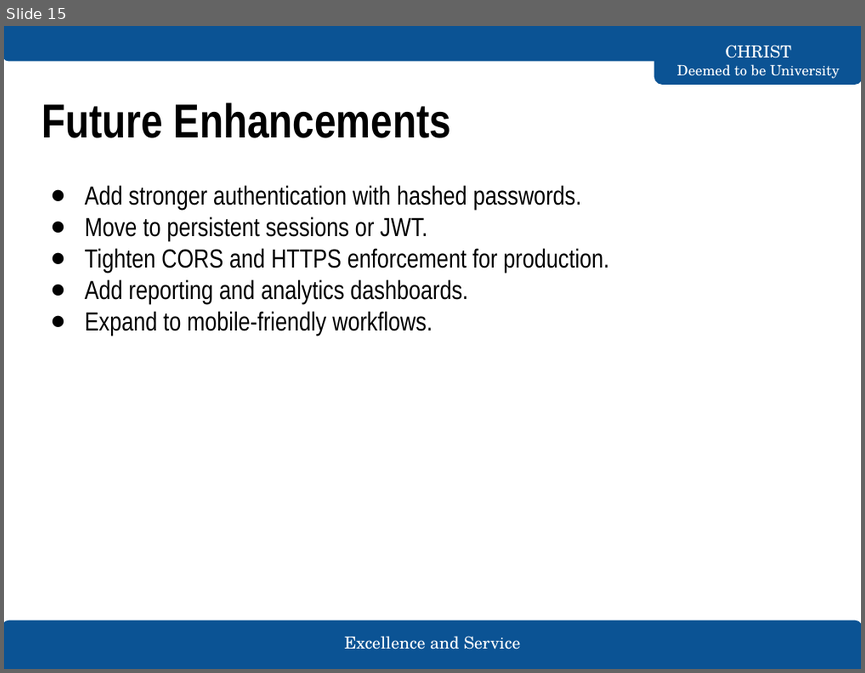
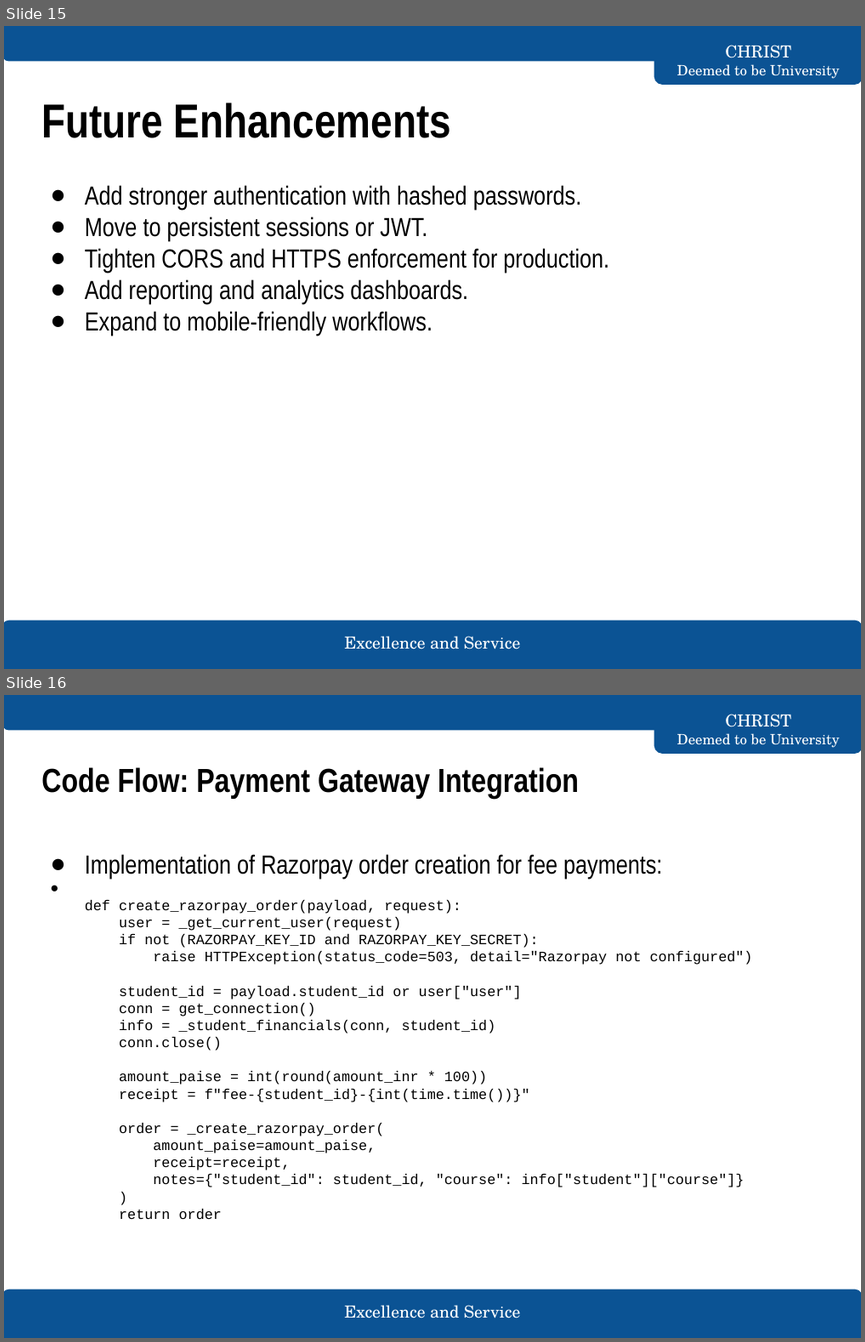
Before and after one commit to thedanielraj/Student-ERP, a slide deck: docs/ERP_Internship_Presentation.pptx. Shown one above the other, each under a label of ours: slide 15 before the commit, slides 15 and 16 after it. The pictures are 865x673 and 865x1342 pixels, drawn with LibreOffice and Linux fonts; fonts in the diff are those of the drawing. Boxes give left, top, right and bottom in pixels: in the first picture for what was removed or moved away, otherwise in the second. Text is boxed around its words. In the diff, an @@ line names an element or a change of style, - is before the commit and + after.

```diff
--- a/docs/ERP_Internship_Presentation.pptx
+++ b/docs/ERP_Internship_Presentation.pptx
@@ slide 16 added at [4, 695, 861, 1338], background #FFFFFF; not listed: 5 template elements that a slide beside it also shows @@
@@ title added at [41, 767, 579, 799], 28 pt, text #000000, bold @@
+Code Flow: Payment Gateway Integration
@@ text added at [85, 854, 753, 1219], 12 pt, text #000000 @@
+● Implementation of Razorpay order creation for fee payments:
+● def create_razorpay_order(payload, request):
+  user = _get_current_user(request)
+  if not (RAZORPAY_KEY_ID and RAZORPAY_KEY_SECRET):
+  raise HTTPException(status_code=503, detail="Razorpay not configured")
+  student_id = payload.student_id or user["user"]
+  conn = get_connection()
+  info = _student_financials(conn, student_id)
+  conn.close()
+  amount_paise = int(round(amount_inr * 100))
+  receipt = f"fee-{student_id}-{int(time.time())}"
+  order = _create_razorpay_order(
+  amount_paise=amount_paise,
+  receipt=receipt,
+  notes={"student_id": student_id, "course": info["student"]["course"]}
+  )
+  return order
```
Also in this commit, not shown: 1 slide changed, 2 other slides added.
